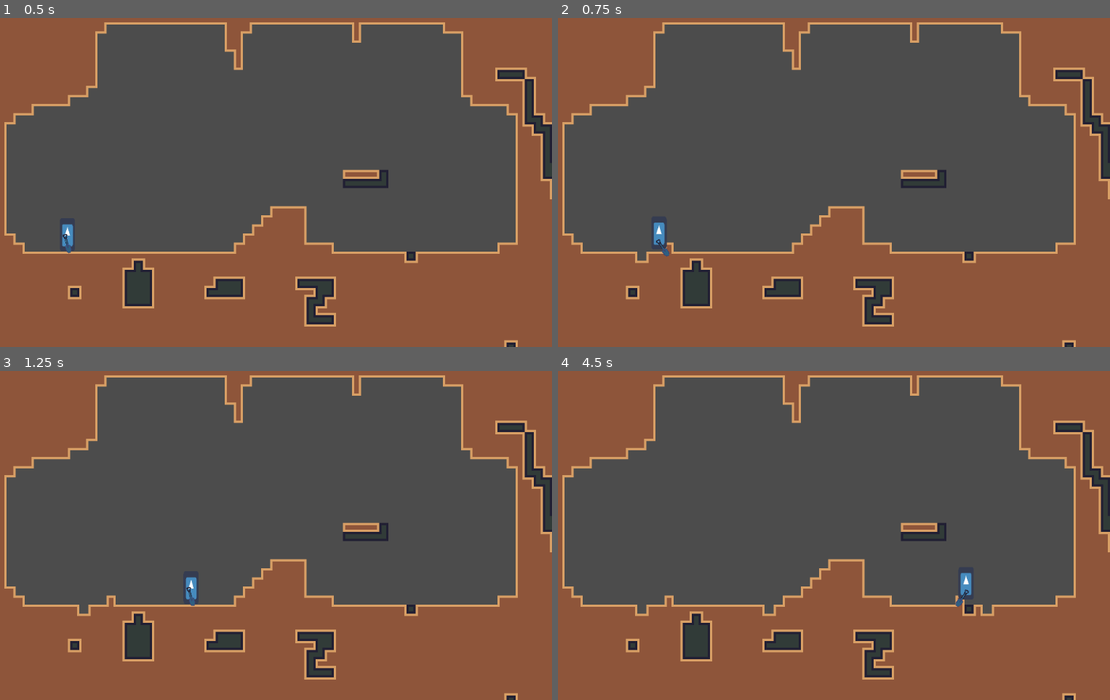
Above: before the commit, frames 1-4 (two rows, left to right).
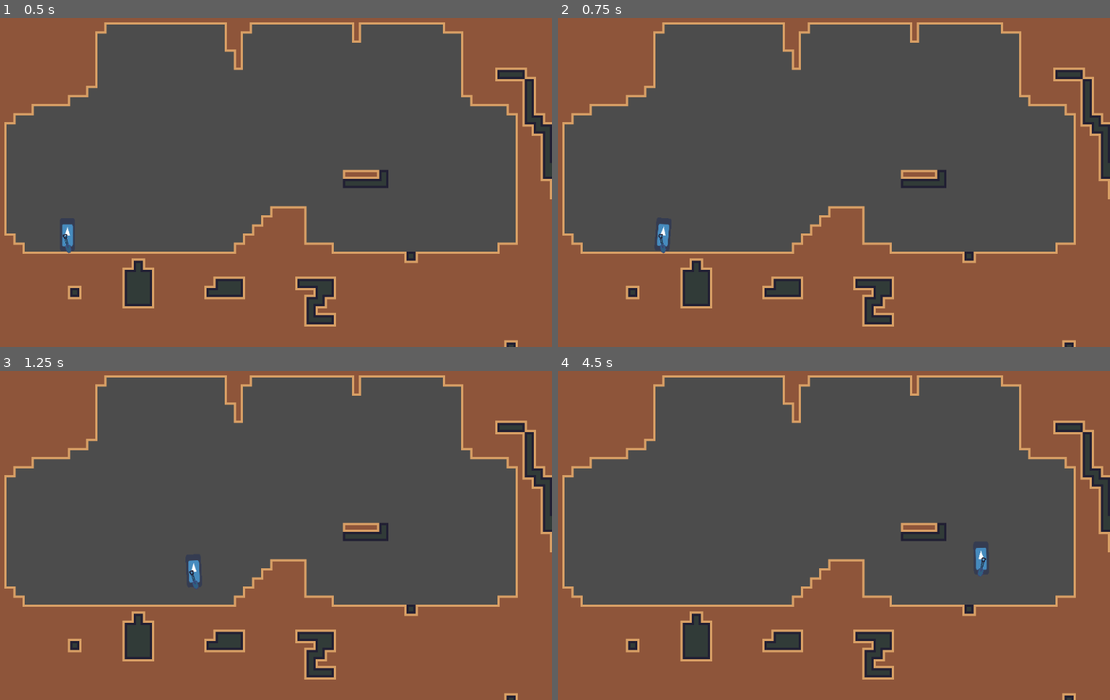
Above: after the commit, the same moments.

Repository: Eptwalabha/ld48
Game: Godot game, scene res://scenes/levels/LevelBase.tscn
The game is run twice, just before and just after one commit, with the same random seed, the same clock (stepped at 60 frames per second) and the same inputs. The engine's default icon, where the game draws it, is replaced by a stand-in: a white triangle on a blue panel in a dark square.
Inputs:
- Up to frame 1 (0.5 s): no input
- Up to frame 2 (0.75 s): hold Right (move_right) from 0.53 s (still down); tap E (action) at 0.6 s
- Up to frame 3 (1.25 s): keep holding Right (move_right); tap Space (move_jump) at 0.77 s
- Up to frame 4 (4.5 s): tap E (action) every 0.75 s from 1.35 to 4.35 s; tap Space (move_jump) at 1.52, 3.02, 3.77 s; release Right (move_right) at 2.03 s; hold Left (move_left) 2.03-2.78 s; hold Right (move_right) 2.78-4.28 s; hold Left (move_left) from 4.28 s (still down)

Frame 1 is identical in both runs. In frame 2, 0.3% of the frame differs, in the area x 13-21%, y 62-75%; in frame 3, 0.4%; in frame 4, 0.7%, in the area x 13-80%, y 53-75%.

Commit message:
use AnimationTree for Player

Diff:
--- a/project.godot
+++ b/project.godot
@@ -35,6 +35,10 @@
 run/main_scene="res://scenes/levels/LevelBase.tscn"
 config/icon="res://icon.png"
 
+[global]
+
+browser=false
+
 [input]
 
 move_left={
--- a/scenes/DirtBlock.tscn
+++ b/scenes/DirtBlock.tscn
@@ -3,7 +3,8 @@
 [ext_resource path="res://assets/images/tile-16x16.png" type="Texture" id=1]
 [ext_resource path="res://scenes/DirtBlock.gd" type="Script" id=2]
 
-[sub_resource type="CircleShape2D" id=1]
+[sub_resource type="RectangleShape2D" id=1]
+extents = Vector2( 8, 8 )
 
 [node name="DirtBlock" type="Area2D"]
 script = ExtResource( 2 )
--- a/scenes/Player.gd
+++ b/scenes/Player.gd
@@ -5,21 +5,27 @@
 export(float) var j_duration := .5
 export(float) var j_tiles := 3.0
 
+onready var anim_tree : AnimationTree = $AnimationTree
+var state_machine: AnimationNodeStateMachinePlayback
+
 var gravity : Vector2 = Vector2(0, 4062);
 var velocity: Vector2 = Vector2.ZERO
 const speed: float = 16.0 * 20.0
 var jump: float = 1015.0
 var is_jumping: bool = false
 
-func _init():
+func _ready():
+	state_machine = anim_tree.get("parameters/playback")
 	var hj = j_duration / 2.0
 	var d = -pow(hj, 2) + hj * j_duration
 	var h = j_tiles * 16.0
 	gravity.y = 2 * (h / d)
 	jump = (h / d) * j_duration
 
-func play(what: String) -> void:
-	$AnimationPlayer.play("dig")
+func dig() -> void:
+	if is_digging():
+		return
+	state_machine.travel("dig")
 
 func _process(delta):
 	if Input.is_action_just_pressed("move_left"):
@@ -44,11 +50,17 @@
 	var d = $Pivot/Dirt/Throw.global_position - p
 	return [p, d.normalized() * 400]
 
+func is_digging() -> bool:
+	return state_machine.get_current_node() == "dig"
+
 func _physics_process(delta):
 
 	var dir: float = 0.0;
-	dir -= float(Input.is_action_pressed("move_left"))
-	dir += float(Input.is_action_pressed("move_right"))
+	if !is_digging():
+		dir -= float(Input.is_action_pressed("move_left"))
+		dir += float(Input.is_action_pressed("move_right"))
+		if dir != 0.0:
+			state_machine.travel("move")
 
 #	if dir != 0 and is_realy_on_floor() and $RayStep.is_colliding():
 #		if not ($RayHead.is_colliding() or $RayStep2.is_colliding()):
--- a/scenes/Player.tscn
+++ b/scenes/Player.tscn
@@ -14,7 +14,7 @@
 
 [sub_resource type="Animation" id=3]
 resource_name = "dig"
-length = 0.5
+length = 0.8
 tracks/0/type = "value"
 tracks/0/path = NodePath("Pivot/SpadePivot:position")
 tracks/0/interp = 1
@@ -22,10 +22,10 @@
 tracks/0/imported = false
 tracks/0/enabled = true
 tracks/0/keys = {
-"times": PoolRealArray( 0.1, 0.2, 0.5 ),
-"transitions": PoolRealArray( 1, 1, 1 ),
-"update": 0,
-"values": [ Vector2( 0.5, -7.25 ), Vector2( 12.25, -21.5 ), Vector2( -2.75, -21.5 ) ]
+"times": PoolRealArray( 0, 0.1, 0.3, 0.4, 0.5, 0.8 ),
+"transitions": PoolRealArray( 1, 1, 1, 1, 1, 1 ),
+"update": 0,
+"values": [ Vector2( -2.75, -21.5 ), Vector2( 0.5, -7.25 ), Vector2( 0.5, -7.25 ), Vector2( 12.25, -21.5 ), Vector2( 12.25, -21.5 ), Vector2( -2.75, -21.5 ) ]
 }
 tracks/1/type = "value"
 tracks/1/path = NodePath("Pivot/SpadePivot:rotation_degrees")
@@ -34,10 +34,10 @@
 tracks/1/imported = false
 tracks/1/enabled = true
 tracks/1/keys = {
-"times": PoolRealArray( 0.1, 0.2, 0.5 ),
-"transitions": PoolRealArray( 1, 1, 1 ),
-"update": 0,
-"values": [ 0.0, -114.474, 0.0 ]
+"times": PoolRealArray( 0, 0.1, 0.3, 0.4, 0.5, 0.8 ),
+"transitions": PoolRealArray( 1, 1, 1, 1, 1, 1 ),
+"update": 0,
+"values": [ 0.0, 0.0, 0.0, -114.474, -114.474, 0.0 ]
 }
 tracks/2/type = "method"
 tracks/2/path = NodePath(".")
@@ -46,13 +46,114 @@
 tracks/2/imported = false
 tracks/2/enabled = true
 tracks/2/keys = {
-"times": PoolRealArray( 0.2 ),
+"times": PoolRealArray( 0.5 ),
 "transitions": PoolRealArray( 1 ),
 "values": [ {
 "args": [ "throw_dirt" ],
 "method": "emit_signal"
 } ]
 }
+tracks/3/type = "value"
+tracks/3/path = NodePath("Pivot:rotation_degrees")
+tracks/3/interp = 1
+tracks/3/loop_wrap = true
+tracks/3/imported = false
+tracks/3/enabled = true
+tracks/3/keys = {
+"times": PoolRealArray( 0 ),
+"transitions": PoolRealArray( 1 ),
+"update": 0,
+"values": [ 0.0 ]
+}
+
+[sub_resource type="Animation" id=4]
+resource_name = "idle"
+length = 1.4
+loop = true
+tracks/0/type = "value"
+tracks/0/path = NodePath("Pivot/icon:position")
+tracks/0/interp = 0
+tracks/0/loop_wrap = true
+tracks/0/imported = false
+tracks/0/enabled = true
+tracks/0/keys = {
+"times": PoolRealArray( 0, 0.7 ),
+"transitions": PoolRealArray( 1, 1 ),
+"update": 0,
+"values": [ Vector2( 0, -30 ), Vector2( 0, -28 ) ]
+}
+tracks/1/type = "value"
+tracks/1/path = NodePath("Pivot:rotation_degrees")
+tracks/1/interp = 1
+tracks/1/loop_wrap = true
+tracks/1/imported = false
+tracks/1/enabled = true
+tracks/1/keys = {
+"times": PoolRealArray( 0 ),
+"transitions": PoolRealArray( 1 ),
+"update": 0,
+"values": [ 0.0 ]
+}
+
+[sub_resource type="Animation" id=8]
+resource_name = "move"
+length = 0.8
+loop = true
+tracks/0/type = "value"
+tracks/0/path = NodePath("Pivot:rotation_degrees")
+tracks/0/interp = 1
+tracks/0/loop_wrap = true
+tracks/0/imported = false
+tracks/0/enabled = true
+tracks/0/keys = {
+"times": PoolRealArray( 0, 0.2, 0.6, 0.8 ),
+"transitions": PoolRealArray( 1, 1, 1, 1 ),
+"update": 0,
+"values": [ 0.0, 4.62323, -4.6, 0.0 ]
+}
+tracks/1/type = "value"
+tracks/1/path = NodePath("Pivot/icon:position")
+tracks/1/interp = 1
+tracks/1/loop_wrap = true
+tracks/1/imported = false
+tracks/1/enabled = true
+tracks/1/keys = {
+"times": PoolRealArray( 0, 0.4, 0.8 ),
+"transitions": PoolRealArray( 1, 1, 1 ),
+"update": 0,
+"values": [ Vector2( 0, -30 ), Vector2( 0, -31 ), Vector2( 0, -30 ) ]
+}
+
+[sub_resource type="AnimationNodeAnimation" id=5]
+animation = "dig"
+
+[sub_resource type="AnimationNodeAnimation" id=9]
+animation = "idle"
+
+[sub_resource type="AnimationNodeAnimation" id=10]
+animation = "move"
+
+[sub_resource type="AnimationNodeStateMachineTransition" id=11]
+
+[sub_resource type="AnimationNodeStateMachineTransition" id=12]
+switch_mode = 2
+auto_advance = true
+
+[sub_resource type="AnimationNodeStateMachineTransition" id=13]
+
+[sub_resource type="AnimationNodeStateMachineTransition" id=14]
+
+[sub_resource type="AnimationNodeStateMachine" id=6]
+states/dig/node = SubResource( 5 )
+states/dig/position = Vector2( 566, 67 )
+states/idle/node = SubResource( 9 )
+states/idle/position = Vector2( 231, 81 )
+states/move/node = SubResource( 10 )
+states/move/position = Vector2( 356, 180 )
+transitions = [ "idle", "dig", SubResource( 11 ), "dig", "idle", SubResource( 12 ), "idle", "move", SubResource( 13 ), "move", "idle", SubResource( 14 ) ]
+start_node = "idle"
+
+[sub_resource type="AnimationNodeStateMachinePlayback" id=7]
 
 [node name="Player" type="KinematicBody2D"]
 position = Vector2( 186.54, 196.314 )
@@ -61,7 +162,7 @@
 [node name="Pivot" type="Node2D" parent="."]
 
 [node name="icon" type="Sprite" parent="Pivot"]
-position = Vector2( 0, -30 )
+position = Vector2( 0, -28 )
 scale = Vector2( 0.42, 0.9 )
 texture = ExtResource( 2 )
 
@@ -114,3 +215,11 @@
 
 [node name="AnimationPlayer" type="AnimationPlayer" parent="."]
 anims/dig = SubResource( 3 )
+anims/idle = SubResource( 4 )
+anims/move = SubResource( 8 )
+
+[node name="AnimationTree" type="AnimationTree" parent="."]
+tree_root = SubResource( 6 )
+anim_player = NodePath("../AnimationPlayer")
+active = true
+parameters/playback = SubResource( 7 )
--- a/scenes/levels/LevelBase.gd
+++ b/scenes/levels/LevelBase.gd
@@ -11,7 +11,6 @@
 
 func _on_End_body_entered(body):
 	if body == $Player:
-		print("super")
 		start_level()
 
 func _process(_delta: float) -> void:
@@ -19,14 +18,7 @@
 		get_tree().quit()
 
 	if Input.is_action_just_pressed("action"):
-		$Player.play("throw_dirt")
-		var p_position = $Player.global_position
-		var pos = $TileMap.world_to_map(p_position)
-		var block_type = $TileMap.get_cellv(pos)
-		if block_type != -1:
-			throw_block(pos, block_type)
-			$TileMap.set_cellv(pos, -1)
-			$TileMap.update_bitmask_area(pos)
+		$Player.dig()
 
 func throw_block(pos: Vector2, block_type: int) -> void:
 	var block = Block.instance()
@@ -42,3 +34,13 @@
 		$TileMap.set_cellv(pos, block.type)
 		$TileMap.update_bitmask_area(pos)
 	block.queue_free()
+
+
+func _on_Player_throw_dirt():
+	var p_position = $Player.global_position
+	var pos = $TileMap.world_to_map(p_position)
+	var block_type = $TileMap.get_cellv(pos)
+	if block_type != -1:
+		throw_block(pos, block_type)
+		$TileMap.set_cellv(pos, -1)
+		$TileMap.update_bitmask_area(pos)
--- a/scenes/levels/LevelBase.tscn
+++ b/scenes/levels/LevelBase.tscn
@@ -32,4 +32,5 @@
 [node name="CollisionShape2D" type="CollisionShape2D" parent="End"]
 shape = SubResource( 1 )
 
+[connection signal="throw_dirt" from="Player" to="." method="_on_Player_throw_dirt"]
 [connection signal="body_entered" from="End" to="." method="_on_End_body_entered"]
Not shown: 1 places in scenes/Player.tscn that only renumber resources
